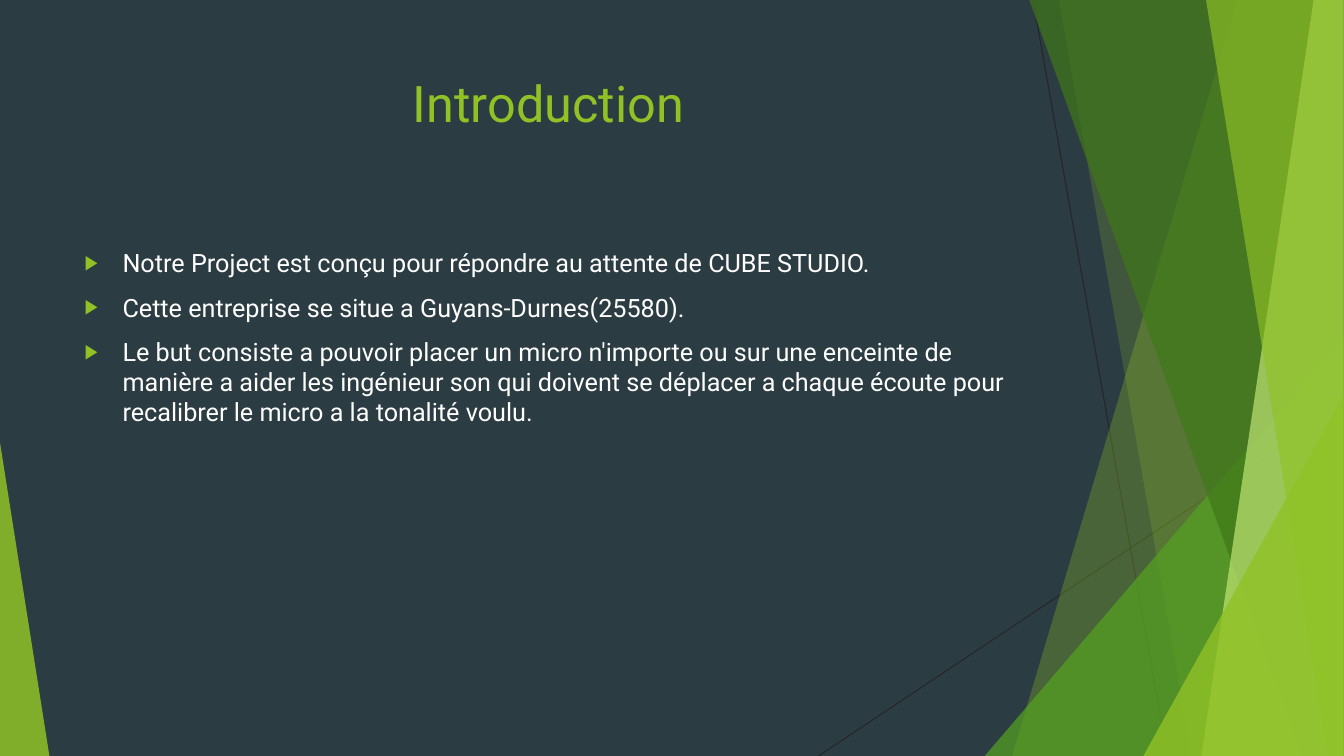
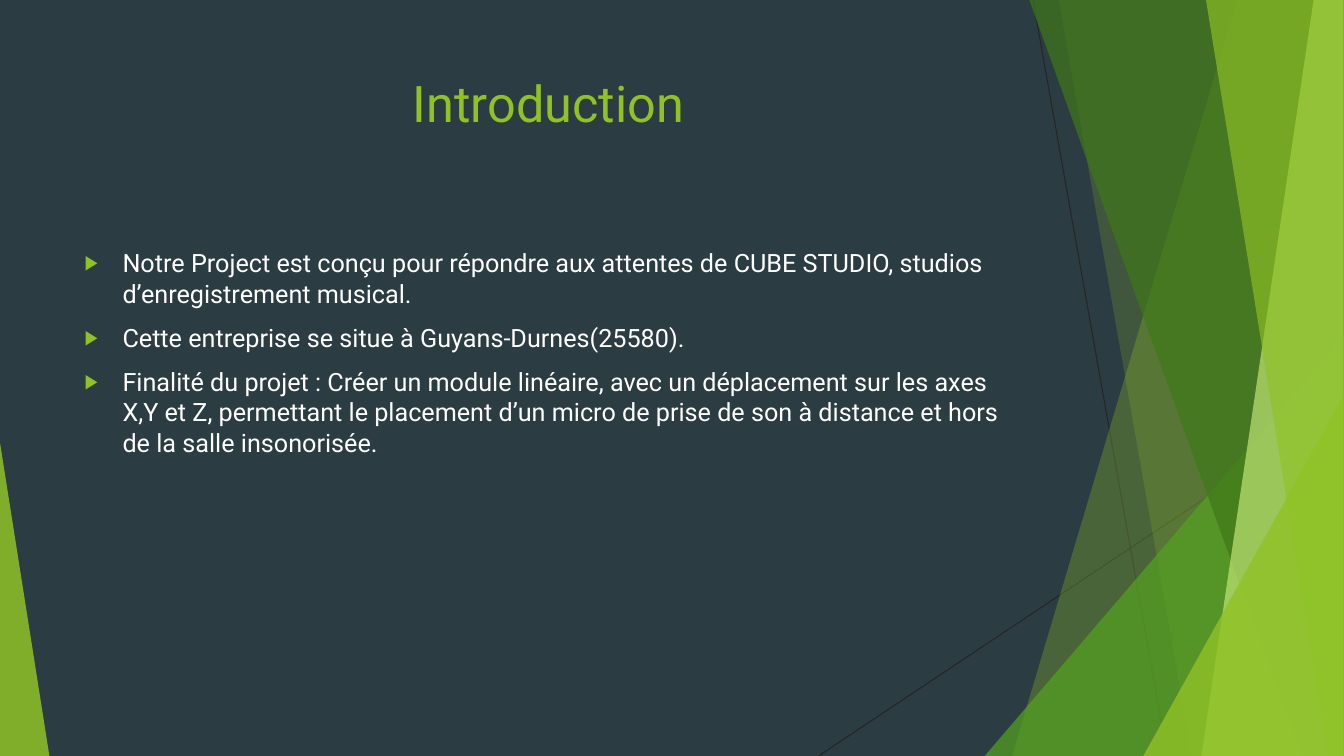
Before and after one commit to MAXENCEWATRIN/GitHub, a slide deck: slide 3 of A trier/Présentation Projet technique.pptx. Drawn at 1344x756 pixels with LibreOffice and Linux fonts; fonts in the diff are those of the drawing. Boxes give left, top, right and bottom in pixels: in the first picture for what was removed or moved away, otherwise in the second. Text is boxed around its words. In the diff, an @@ line names an element or a change of style, - is before the commit and + after.

```diff
--- a/A trier/Présentation Projet technique.pptx
+++ b/A trier/Présentation Projet technique.pptx
@@ text at box(123, 253, 998, 453): text changed @@
-▶ Notre Project est conçu pour répondre au attente de CUBE STUDIO.
-▶ Cette entreprise se situe a Guyans-Durnes(25580).
-▶ Le but consiste a pouvoir placer un micro n'importe ou sur une enceinte de manière a aider les ingénieur son qui doivent se déplacer a chaque écoute pour recalibrer le micro a la tonalité voulu.
+▶ Notre Project est conçu pour répondre aux attentes de CUBE STUDIO, studios d’enregistrement musical.
+▶ Cette entreprise se situe à Guyans-Durnes(25580).
+▶ Finalité du projet : Créer un module linéaire, avec un déplacement sur les axes X,Y et Z, permettant le placement d’un micro de prise de son à distance et hors de la salle insonorisée.
```
Also in this commit, not shown: 4 other slides changed.
